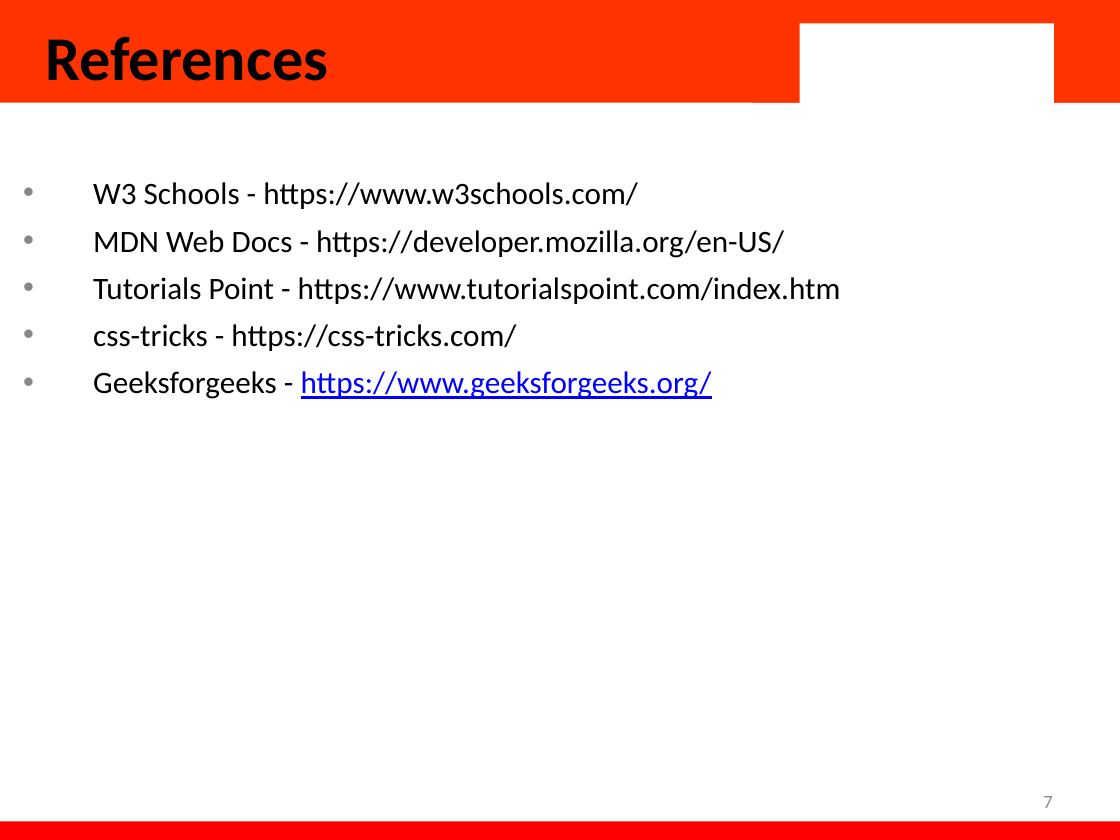
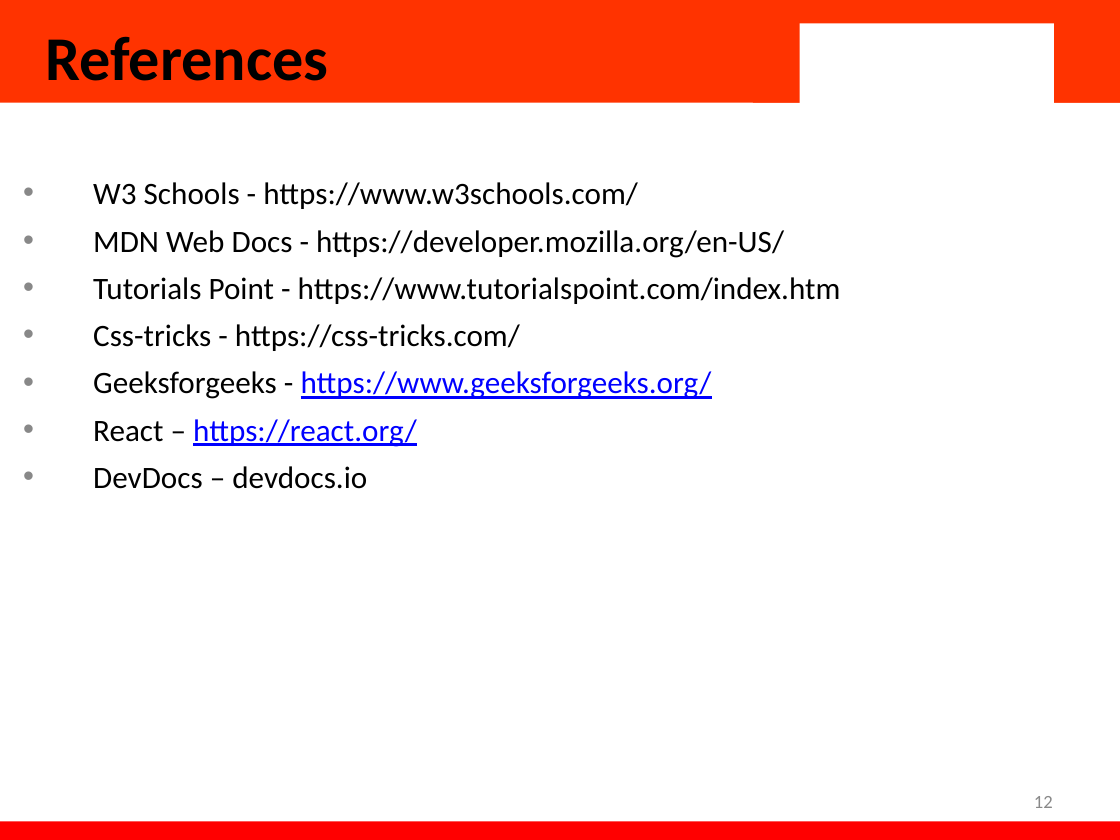
Before and after one commit to JayArindam/yummybites, a slide deck: slide 12 of YummyBite.pptx (slide 7 before the commit). Drawn at 1120x840 pixels with LibreOffice and Linux fonts; fonts in the diff are those of the drawing; background and template pictures are left out. Boxes give left, top, right and bottom in pixels: in the first picture for what was removed or moved away, otherwise in the second. Text is boxed around its words. In the diff, an @@ line names an element or a change of style, - is before the commit and + after.

Commit message:
ppt

```diff
--- a/YummyBite.pptx
+++ b/YummyBite.pptx
@@ subtitle at [93,182,841,399]: alignment left to justified @@
@@ subtitle at [93,324,520,351]: text changed @@
-• css-tricks - https://css-tricks.com/
+• Css-tricks - https://css-tricks.com/
@@ subtitle at [93,419,417,489]: paragraphs added @@
+• React – https://react.org/
+• DevDocs – devdocs.io
@@ page number at [1034,796,1053,808]: text changed @@
-7
+12
```
Also in this commit, not shown: 5 other slides changed, 6 slides added, 1 slide removed.
